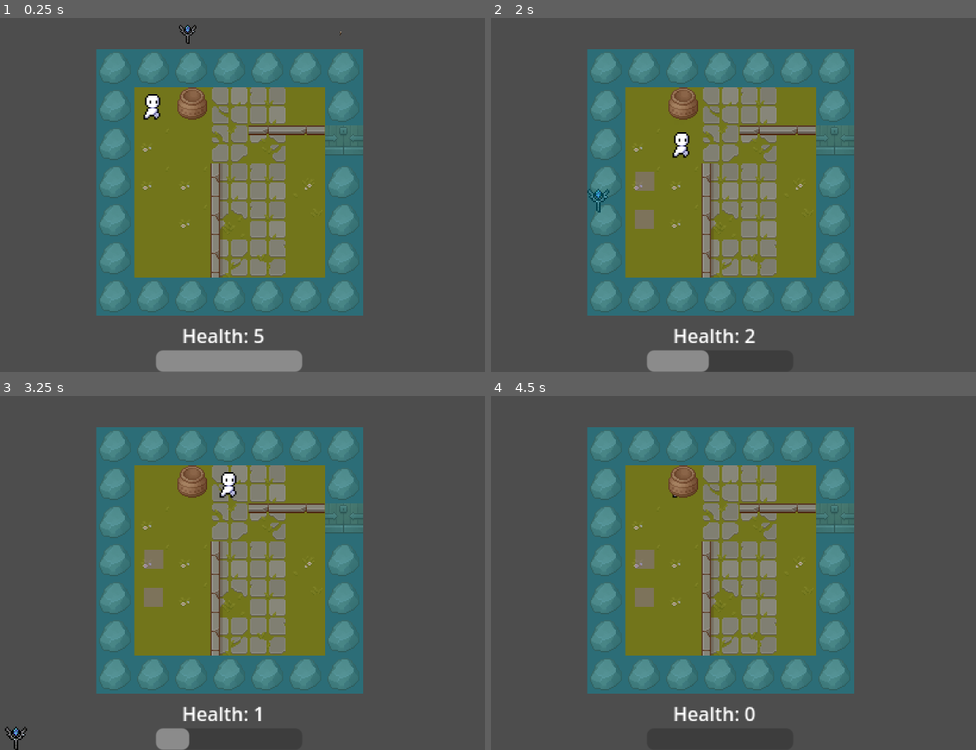
Above: before the commit, frames 1-4 (two rows, left to right).
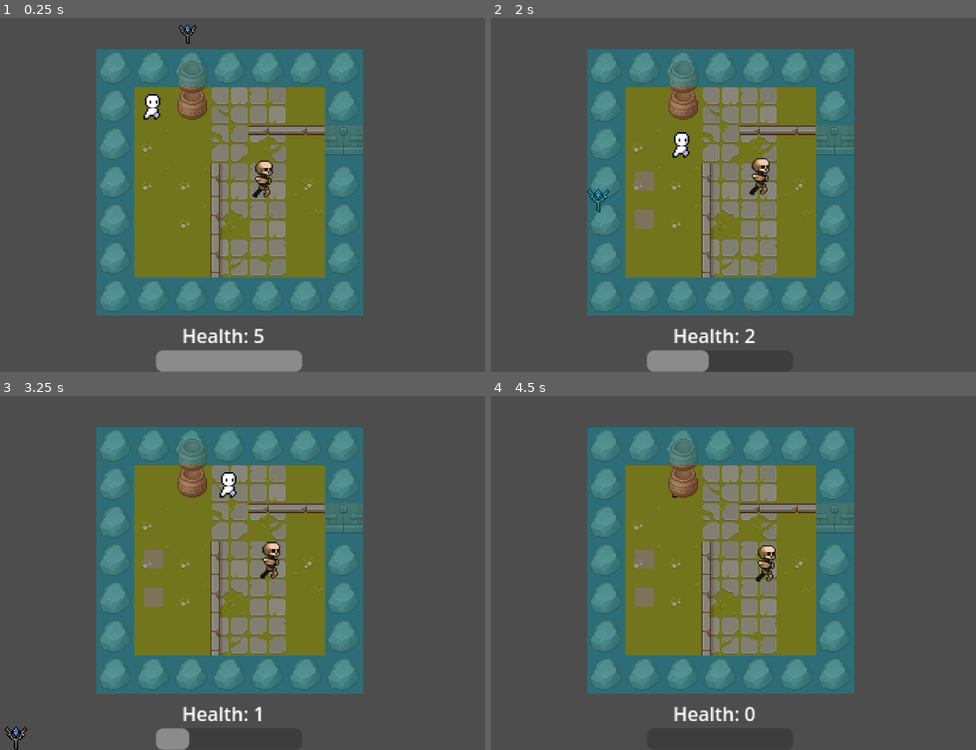
Above: after the commit, the same moments.

Repository: FranklinDAO-Dev-Team/ArcaneReveal
Game: Godot game, scene res://scenes/JOEY/main.tscn
Same seed, same stepped clock (60 frames per second), same inputs: the game is played once before the commit and once after it. Before the commit the project starts from res://scenes/MAIN_FOLDER/main.tscn.
Inputs (mouse positions are in pixels of both pictures, inside the frame that each line leads up to):
- Up to frame 1 (0.25 s): no input
- Up to frame 2 (2 s): tap Enter (ui_accept) at 0.5, 0.77, 1.52 s; move the mouse to (680, 35) at 0.52 s; press the mouse at (680, 35) at 0.53 s; hold D (right) 0.53-1.28 s; move the mouse to (597, 202) at 1.27 s; release the mouse at (597, 202) at 1.28 s; hold S (down) from 1.28 s (still down); click (597, 202) at 1.35 s
- Up to frame 3 (3.25 s): move the mouse to (291, 477) at 2.02 s; release S (down) at 2.03 s; press the mouse at (291, 477) at 2.03 s; hold D (right) 2.03-2.78 s; move the mouse to (198, 636) at 2.77 s; release the mouse at (198, 636) at 2.78 s; hold W (up) from 2.78 s (still down); click (198, 636) at 2.85 s; tap Enter (ui_accept) at 3.02 s
- Up to frame 4 (4.5 s): move the mouse to (903, 615) at 3.52 s; release W (up) at 3.53 s; press the mouse at (903, 615) at 3.53 s; hold A (left) from 3.53 s (still down); tap Enter (ui_accept) at 3.77 s; move the mouse to (539, 502) at 4.27 s; release the mouse at (539, 502) at 4.28 s; click (539, 502) at 4.35 s

The runs differ from the first frame. In frame 1, 0.6% of the frame differs, in the area x 36-71%, y 3-51%; in frame 2, 0.6%; in frame 3, 0.6%; in frame 4, 0.6%.

Commit message:
enemy motion intial

Diff:
--- a/godot/rumble4/project.godot
+++ b/godot/rumble4/project.godot
@@ -11,7 +11,7 @@
 [application]
 
 config/name="Test Game"
-run/main_scene="res://scenes/MAIN_FOLDER/main.tscn"
+run/main_scene="res://scenes/JOEY/main.tscn"
 config/features=PackedStringArray("4.2", "Mobile")
 config/icon="res://assets/icon.svg"
 
--- a/godot/rumble4/scenes/ERIC/enemyv1.tscn
+++ b/godot/rumble4/scenes/ERIC/enemyv1.tscn
@@ -1,11 +1,11 @@
 [gd_scene load_steps=10 format=3 uid="uid://8rkkbf2kl8as"]
 
-[ext_resource type="Texture2D" uid="uid://cfvdrw72xeiin" path="res://assets/Pixel Crawler - FREE - 1.8/Enemy/Skeleton Crew/Skeleton - Base/Run/ezgif-2-7c884e7e94-png-64x64-sprite-png/tile000.png" id="1_n7m0m"]
-[ext_resource type="Texture2D" uid="uid://dlbb46tn5gs4f" path="res://assets/Pixel Crawler - FREE - 1.8/Enemy/Skeleton Crew/Skeleton - Base/Run/ezgif-2-7c884e7e94-png-64x64-sprite-png/tile001.png" id="2_31h4w"]
-[ext_resource type="Texture2D" uid="uid://c7juupd8vntir" path="res://assets/Pixel Crawler - FREE - 1.8/Enemy/Skeleton Crew/Skeleton - Base/Run/ezgif-2-7c884e7e94-png-64x64-sprite-png/tile002.png" id="3_j8k4p"]
-[ext_resource type="Texture2D" uid="uid://myhbjko7p51m" path="res://assets/Pixel Crawler - FREE - 1.8/Enemy/Skeleton Crew/Skeleton - Base/Run/ezgif-2-7c884e7e94-png-64x64-sprite-png/tile003.png" id="4_5hyiq"]
-[ext_resource type="Texture2D" uid="uid://cv2x17j65m58k" path="res://assets/Pixel Crawler - FREE - 1.8/Enemy/Skeleton Crew/Skeleton - Base/Run/ezgif-2-7c884e7e94-png-64x64-sprite-png/tile004.png" id="5_f72hq"]
-[ext_resource type="Texture2D" uid="uid://dld0bn31rdrnx" path="res://assets/Pixel Crawler - FREE - 1.8/Enemy/Skeleton Crew/Skeleton - Base/Run/ezgif-2-7c884e7e94-png-64x64-sprite-png/tile005.png" id="6_v4qh5"]
+[ext_resource type="Texture2D" uid="uid://cfvdrw72xeiin" path="res://Pixel Crawler - FREE - 1.8/Enemy/Skeleton Crew/Skeleton - Base/Run/ezgif-2-7c884e7e94-png-64x64-sprite-png/tile000.png" id="1_n7m0m"]
+[ext_resource type="Texture2D" uid="uid://dlbb46tn5gs4f" path="res://Pixel Crawler - FREE - 1.8/Enemy/Skeleton Crew/Skeleton - Base/Run/ezgif-2-7c884e7e94-png-64x64-sprite-png/tile001.png" id="2_31h4w"]
+[ext_resource type="Texture2D" uid="uid://c7juupd8vntir" path="res://Pixel Crawler - FREE - 1.8/Enemy/Skeleton Crew/Skeleton - Base/Run/ezgif-2-7c884e7e94-png-64x64-sprite-png/tile002.png" id="3_j8k4p"]
+[ext_resource type="Texture2D" uid="uid://myhbjko7p51m" path="res://Pixel Crawler - FREE - 1.8/Enemy/Skeleton Crew/Skeleton - Base/Run/ezgif-2-7c884e7e94-png-64x64-sprite-png/tile003.png" id="4_5hyiq"]
+[ext_resource type="Texture2D" uid="uid://cv2x17j65m58k" path="res://Pixel Crawler - FREE - 1.8/Enemy/Skeleton Crew/Skeleton - Base/Run/ezgif-2-7c884e7e94-png-64x64-sprite-png/tile004.png" id="5_f72hq"]
+[ext_resource type="Texture2D" uid="uid://dld0bn31rdrnx" path="res://Pixel Crawler - FREE - 1.8/Enemy/Skeleton Crew/Skeleton - Base/Run/ezgif-2-7c884e7e94-png-64x64-sprite-png/tile005.png" id="6_v4qh5"]
 
 [sub_resource type="GDScript" id="GDScript_n7wed"]
 script/source = "#class_name Enemy
--- a/godot/rumble4/scenes/JASON/enemyv1.tscn
+++ b/godot/rumble4/scenes/JASON/enemyv1.tscn
@@ -1,11 +1,11 @@
 [gd_scene load_steps=10 format=3 uid="uid://cuymocuiea0e3"]
 
-[ext_resource type="Texture2D" uid="uid://cfvdrw72xeiin" path="res://assets/Pixel Crawler - FREE - 1.8/Enemy/Skeleton Crew/Skeleton - Base/Run/ezgif-2-7c884e7e94-png-64x64-sprite-png/tile000.png" id="1_ekv8m"]
-[ext_resource type="Texture2D" uid="uid://dlbb46tn5gs4f" path="res://assets/Pixel Crawler - FREE - 1.8/Enemy/Skeleton Crew/Skeleton - Base/Run/ezgif-2-7c884e7e94-png-64x64-sprite-png/tile001.png" id="2_nf82f"]
-[ext_resource type="Texture2D" uid="uid://c7juupd8vntir" path="res://assets/Pixel Crawler - FREE - 1.8/Enemy/Skeleton Crew/Skeleton - Base/Run/ezgif-2-7c884e7e94-png-64x64-sprite-png/tile002.png" id="3_6hw4f"]
-[ext_resource type="Texture2D" uid="uid://myhbjko7p51m" path="res://assets/Pixel Crawler - FREE - 1.8/Enemy/Skeleton Crew/Skeleton - Base/Run/ezgif-2-7c884e7e94-png-64x64-sprite-png/tile003.png" id="4_3mram"]
-[ext_resource type="Texture2D" uid="uid://cv2x17j65m58k" path="res://assets/Pixel Crawler - FREE - 1.8/Enemy/Skeleton Crew/Skeleton - Base/Run/ezgif-2-7c884e7e94-png-64x64-sprite-png/tile004.png" id="5_td5bh"]
-[ext_resource type="Texture2D" uid="uid://dld0bn31rdrnx" path="res://assets/Pixel Crawler - FREE - 1.8/Enemy/Skeleton Crew/Skeleton - Base/Run/ezgif-2-7c884e7e94-png-64x64-sprite-png/tile005.png" id="6_722i8"]
+[ext_resource type="Texture2D" uid="uid://cfvdrw72xeiin" path="res://Pixel Crawler - FREE - 1.8/Enemy/Skeleton Crew/Skeleton - Base/Run/ezgif-2-7c884e7e94-png-64x64-sprite-png/tile000.png" id="1_ekv8m"]
+[ext_resource type="Texture2D" uid="uid://dlbb46tn5gs4f" path="res://Pixel Crawler - FREE - 1.8/Enemy/Skeleton Crew/Skeleton - Base/Run/ezgif-2-7c884e7e94-png-64x64-sprite-png/tile001.png" id="2_nf82f"]
+[ext_resource type="Texture2D" uid="uid://c7juupd8vntir" path="res://Pixel Crawler - FREE - 1.8/Enemy/Skeleton Crew/Skeleton - Base/Run/ezgif-2-7c884e7e94-png-64x64-sprite-png/tile002.png" id="3_6hw4f"]
+[ext_resource type="Texture2D" uid="uid://myhbjko7p51m" path="res://Pixel Crawler - FREE - 1.8/Enemy/Skeleton Crew/Skeleton - Base/Run/ezgif-2-7c884e7e94-png-64x64-sprite-png/tile003.png" id="4_3mram"]
+[ext_resource type="Texture2D" uid="uid://cv2x17j65m58k" path="res://Pixel Crawler - FREE - 1.8/Enemy/Skeleton Crew/Skeleton - Base/Run/ezgif-2-7c884e7e94-png-64x64-sprite-png/tile004.png" id="5_td5bh"]
+[ext_resource type="Texture2D" uid="uid://dld0bn31rdrnx" path="res://Pixel Crawler - FREE - 1.8/Enemy/Skeleton Crew/Skeleton - Base/Run/ezgif-2-7c884e7e94-png-64x64-sprite-png/tile005.png" id="6_722i8"]
 
 [sub_resource type="GDScript" id="GDScript_n7wed"]
 script/source = "#class_name Enemy
--- a/godot/rumble4/scenes/JOEY/enemyv1.tscn
+++ b/godot/rumble4/scenes/JOEY/enemyv1.tscn
@@ -1,92 +1,33 @@
 [gd_scene load_steps=10 format=3 uid="uid://bluavm37tu01p"]
 
-[ext_resource type="Texture2D" uid="uid://cfvdrw72xeiin" path="res://assets/Pixel Crawler - FREE - 1.8/Enemy/Skeleton Crew/Skeleton - Base/Run/ezgif-2-7c884e7e94-png-64x64-sprite-png/tile000.png" id="1_37dvg"]
-[ext_resource type="Texture2D" uid="uid://dlbb46tn5gs4f" path="res://assets/Pixel Crawler - FREE - 1.8/Enemy/Skeleton Crew/Skeleton - Base/Run/ezgif-2-7c884e7e94-png-64x64-sprite-png/tile001.png" id="2_sft4g"]
-[ext_resource type="Texture2D" uid="uid://c7juupd8vntir" path="res://assets/Pixel Crawler - FREE - 1.8/Enemy/Skeleton Crew/Skeleton - Base/Run/ezgif-2-7c884e7e94-png-64x64-sprite-png/tile002.png" id="3_cblo8"]
-[ext_resource type="Texture2D" uid="uid://myhbjko7p51m" path="res://assets/Pixel Crawler - FREE - 1.8/Enemy/Skeleton Crew/Skeleton - Base/Run/ezgif-2-7c884e7e94-png-64x64-sprite-png/tile003.png" id="4_gc776"]
-[ext_resource type="Texture2D" uid="uid://cv2x17j65m58k" path="res://assets/Pixel Crawler - FREE - 1.8/Enemy/Skeleton Crew/Skeleton - Base/Run/ezgif-2-7c884e7e94-png-64x64-sprite-png/tile004.png" id="5_fphi6"]
-[ext_resource type="Texture2D" uid="uid://dld0bn31rdrnx" path="res://assets/Pixel Crawler - FREE - 1.8/Enemy/Skeleton Crew/Skeleton - Base/Run/ezgif-2-7c884e7e94-png-64x64-sprite-png/tile005.png" id="6_c3n4a"]
-
-[sub_resource type="GDScript" id="GDScript_n7wed"]
-script/source = "#class_name Enemy
-extends RigidBody2D
-
-# Enemy stats
-var health = 100
-var damage = 20
-
-var move_force = 400 # Force to apply for movement
-var move_distance = 32
-
-var target_position = Vector2()
-var is_moving = false
-var wait_timer = 1.0 # Time to wait before the next move (in seconds)
-var timer = 0.0 # Internal timer
-
-func _ready():
-	target_position = position
-
-func _physics_process(delta):
-	if is_moving:
-		var direction = (target_position - position).normalized()
-		if position.distance_to(target_position) > 10:
-			apply_central_impulse(direction * move_force)
-		else:
-			# Arrived at target position, stoap moving
-			position = target_position # Snap to grid
-			is_moving = false
-			timer = wait_timer # Reset the timer
-	elif not is_moving and timer <= 0:
-		choose_next_target()
-
-	# Update the timer
-	if timer > 0:
-		timer -= delta
-
-func choose_next_target():
-	# Example: move to the right one tile
-	target_position += Vector2(move_distance, 0)
-	is_moving = true
-
-func take_damage(amount):
-	health -= amount
-	if health <= 0:
-		die()
-
-func die():
-	queue_free() # Remove the enemy from the scene
-
-func _on_body_entered(body):
-	if body.has_method(\"take_damage\"):
-		body.take_damage(damage)
-
-func _on_ready():
-	set_physics_process(true)
-
-func _on_exit_tree():
-	set_physics_process(false)
-"
+[ext_resource type="Script" path="res://scripts/enemy.gd" id="1_mujni"]
+[ext_resource type="Texture2D" uid="uid://cfvdrw72xeiin" path="res://Pixel Crawler - FREE - 1.8/Enemy/Skeleton Crew/Skeleton - Base/Run/ezgif-2-7c884e7e94-png-64x64-sprite-png/tile000.png" id="1_y8iho"]
+[ext_resource type="Texture2D" uid="uid://dlbb46tn5gs4f" path="res://Pixel Crawler - FREE - 1.8/Enemy/Skeleton Crew/Skeleton - Base/Run/ezgif-2-7c884e7e94-png-64x64-sprite-png/tile001.png" id="2_ed87b"]
+[ext_resource type="Texture2D" uid="uid://c7juupd8vntir" path="res://Pixel Crawler - FREE - 1.8/Enemy/Skeleton Crew/Skeleton - Base/Run/ezgif-2-7c884e7e94-png-64x64-sprite-png/tile002.png" id="3_r1rcw"]
+[ext_resource type="Texture2D" uid="uid://myhbjko7p51m" path="res://Pixel Crawler - FREE - 1.8/Enemy/Skeleton Crew/Skeleton - Base/Run/ezgif-2-7c884e7e94-png-64x64-sprite-png/tile003.png" id="4_swtjk"]
+[ext_resource type="Texture2D" uid="uid://cv2x17j65m58k" path="res://Pixel Crawler - FREE - 1.8/Enemy/Skeleton Crew/Skeleton - Base/Run/ezgif-2-7c884e7e94-png-64x64-sprite-png/tile004.png" id="5_n0m1u"]
+[ext_resource type="Texture2D" uid="uid://dld0bn31rdrnx" path="res://Pixel Crawler - FREE - 1.8/Enemy/Skeleton Crew/Skeleton - Base/Run/ezgif-2-7c884e7e94-png-64x64-sprite-png/tile005.png" id="6_6m6ky"]
 
 [sub_resource type="SpriteFrames" id="SpriteFrames_aid77"]
 animations = [{
 "frames": [{
 "duration": 1.0,
-"texture": ExtResource("1_37dvg")
+"texture": ExtResource("1_y8iho")
 }, {
 "duration": 1.0,
-"texture": ExtResource("2_sft4g")
+"texture": ExtResource("2_ed87b")
 }, {
 "duration": 1.0,
-"texture": ExtResource("3_cblo8")
+"texture": ExtResource("3_r1rcw")
 }, {
 "duration": 1.0,
-"texture": ExtResource("4_gc776")
+"texture": ExtResource("4_swtjk")
 }, {
 "duration": 1.0,
-"texture": ExtResource("5_fphi6")
+"texture": ExtResource("5_n0m1u")
 }, {
 "duration": 1.0,
-"texture": ExtResource("6_c3n4a")
+"texture": ExtResource("6_6m6ky")
 }],
 "loop": true,
 "name": &"walk",
@@ -102,7 +43,7 @@
 [node name="enemy" type="RigidBody2D" parent="."]
 collision_mask = 0
 gravity_scale = 0.0
-script = SubResource("GDScript_n7wed")
+script = ExtResource("1_mujni")
 metadata/_edit_group_ = true
 
 [node name="AnimatedSprite2D" type="AnimatedSprite2D" parent="enemy"]
--- a/godot/rumble4/scenes/JOEY/main.tscn
+++ b/godot/rumble4/scenes/JOEY/main.tscn
@@ -1,18 +1,18 @@
 [gd_scene load_steps=18 format=3 uid="uid://bkfvesgukrrel"]
 
-[ext_resource type="Script" path="res://scripts/main.gd" id="1_8fvmu"]
-[ext_resource type="Texture2D" uid="uid://gc1vmy2ygaye" path="res://assets/TX Tileset Grass.png" id="2_fshfo"]
-[ext_resource type="Texture2D" uid="uid://bjjbcxi8eile8" path="res://assets/TX Props.png" id="3_ij28k"]
-[ext_resource type="Texture2D" uid="uid://dkyeg85p5odma" path="res://assets/TX Tileset Wall.png" id="4_k0erv"]
-[ext_resource type="PackedScene" uid="uid://cxad238frrfpd" path="res://scenes/MAIN_FOLDER/player.tscn" id="5_lt2b6"]
-[ext_resource type="Script" path="res://scripts/player.gd" id="6_foxog"]
-[ext_resource type="PackedScene" uid="uid://cnxfd2d7tr8gf" path="res://scenes/MAIN_FOLDER/staff_1.tscn" id="7_762n3"]
-[ext_resource type="PackedScene" uid="uid://c0jqedbw0tc32" path="res://scenes/MAIN_FOLDER/platform.tscn" id="8_hnpo2"]
-[ext_resource type="PackedScene" uid="uid://cqb286r6k5iro" path="res://scenes/MAIN_FOLDER/enemyv1.tscn" id="9_ferh6"]
-[ext_resource type="PackedScene" uid="uid://dkdu7dpw4yb44" path="res://scenes/MAIN_FOLDER/key.tscn" id="10_5ruhj"]
+[ext_resource type="Script" path="res://scripts/main.gd" id="1_271xv"]
+[ext_resource type="Texture2D" uid="uid://gc1vmy2ygaye" path="res://assets/TX Tileset Grass.png" id="1_qxcb2"]
+[ext_resource type="Texture2D" uid="uid://bjjbcxi8eile8" path="res://assets/TX Props.png" id="2_46af0"]
+[ext_resource type="PackedScene" uid="uid://cxad238frrfpd" path="res://scenes/MAIN_FOLDER/player.tscn" id="2_alpoj"]
+[ext_resource type="Script" path="res://scripts/player.gd" id="3_lo65r"]
+[ext_resource type="Texture2D" uid="uid://dkyeg85p5odma" path="res://assets/TX Tileset Wall.png" id="3_mpu10"]
+[ext_resource type="PackedScene" uid="uid://c0jqedbw0tc32" path="res://scenes/MAIN_FOLDER/platform.tscn" id="7_1bj0u"]
+[ext_resource type="PackedScene" uid="uid://cnxfd2d7tr8gf" path="res://scenes/MAIN_FOLDER/staff_1.tscn" id="7_15n14"]
+[ext_resource type="PackedScene" uid="uid://dkdu7dpw4yb44" path="res://scenes/MAIN_FOLDER/key.tscn" id="10_0s5jt"]
+[ext_resource type="PackedScene" uid="uid://cqb286r6k5iro" path="res://scenes/MAIN_FOLDER/enemyv1.tscn" id="11_auewd"]
 
 [sub_resource type="TileSetAtlasSource" id="TileSetAtlasSource_urmi2"]
-texture = ExtResource("2_fshfo")
+texture = ExtResource("1_qxcb2")
 texture_region_size = Vector2i(32, 32)
 0:0/0 = 0
 0:0/0/physics_layer_0/linear_velocity = Vector2(0, 0)
@@ -1325,14 +1325,15 @@
 offset_bottom = 219.8
 text = " "
 
-[node name="platform" parent="." instance=ExtResource("8_hnpo2")]
+[node name="platform" parent="." instance=ExtResource("7_1bj0u")]
 position = Vector2(16.2, 79)
 
-[node name="platform2" parent="." instance=ExtResource("8_hnpo2")]
+[node name="platform2" parent="." instance=ExtResource("7_1bj0u")]
 position = Vector2(16, 110.8)
 
-[node name="Enemy Node2D" parent="." instance=ExtResource("9_ferh6")]
-position = Vector2(90, -45.8)
-
-[node name="Key" parent="." instance=ExtResource("10_5ruhj")]
-position = Vector2(48, 16.2)
+[node name="Enemy Node2D" parent="." instance=ExtResource("11_auewd")]
+position = Vector2(108.2, 62)
+scale = Vector2(0.5, 0.5)
+
+[node name="Key" parent="." instance=ExtResource("10_0s5jt")]
+position = Vector2(48, -6.2)
--- a/godot/rumble4/scenes/MAIN_FOLDER/enemyv1.tscn
+++ b/godot/rumble4/scenes/MAIN_FOLDER/enemyv1.tscn
@@ -1,71 +1,12 @@
 [gd_scene load_steps=10 format=3 uid="uid://cqb286r6k5iro"]
 
-[ext_resource type="Texture2D" uid="uid://cfvdrw72xeiin" path="res://assets/Pixel Crawler - FREE - 1.8/Enemy/Skeleton Crew/Skeleton - Base/Run/ezgif-2-7c884e7e94-png-64x64-sprite-png/tile000.png" id="1_tgthp"]
-[ext_resource type="Texture2D" uid="uid://dlbb46tn5gs4f" path="res://assets/Pixel Crawler - FREE - 1.8/Enemy/Skeleton Crew/Skeleton - Base/Run/ezgif-2-7c884e7e94-png-64x64-sprite-png/tile001.png" id="2_xad7r"]
-[ext_resource type="Texture2D" uid="uid://c7juupd8vntir" path="res://assets/Pixel Crawler - FREE - 1.8/Enemy/Skeleton Crew/Skeleton - Base/Run/ezgif-2-7c884e7e94-png-64x64-sprite-png/tile002.png" id="3_042v8"]
-[ext_resource type="Texture2D" uid="uid://myhbjko7p51m" path="res://assets/Pixel Crawler - FREE - 1.8/Enemy/Skeleton Crew/Skeleton - Base/Run/ezgif-2-7c884e7e94-png-64x64-sprite-png/tile003.png" id="4_0aclc"]
-[ext_resource type="Texture2D" uid="uid://cv2x17j65m58k" path="res://assets/Pixel Crawler - FREE - 1.8/Enemy/Skeleton Crew/Skeleton - Base/Run/ezgif-2-7c884e7e94-png-64x64-sprite-png/tile004.png" id="5_p7qk1"]
-[ext_resource type="Texture2D" uid="uid://dld0bn31rdrnx" path="res://assets/Pixel Crawler - FREE - 1.8/Enemy/Skeleton Crew/Skeleton - Base/Run/ezgif-2-7c884e7e94-png-64x64-sprite-png/tile005.png" id="6_30j2a"]
-
-[sub_resource type="GDScript" id="GDScript_n7wed"]
-script/source = "#class_name Enemy
-extends RigidBody2D
-
-# Enemy stats
-var health = 100
-var damage = 20
-
-var move_force = 400 # Force to apply for movement
-var move_distance = 32
-
-var target_position = Vector2()
-var is_moving = false
-var wait_timer = 1.0 # Time to wait before the next move (in seconds)
-var timer = 0.0 # Internal timer
-
-func _ready():
-	target_position = position
-
-func _physics_process(delta):
-	if is_moving:
-		var direction = (target_position - position).normalized()
-		if position.distance_to(target_position) > 10:
-			apply_central_impulse(direction * move_force)
-		else:
-			# Arrived at target position, stoap moving
-			position = target_position # Snap to grid
-			is_moving = false
-			timer = wait_timer # Reset the timer
-	elif not is_moving and timer <= 0:
-		choose_next_target()
-
-	# Update the timer
-	if timer > 0:
-		timer -= delta
-
-func choose_next_target():
-	# Example: move to the right one tile
-	target_position += Vector2(move_distance, 0)
-	is_moving = true
-
-func take_damage(amount):
-	health -= amount
-	if health <= 0:
-		die()
-
-func die():
-	queue_free() # Remove the enemy from the scene
-
-func _on_body_entered(body):
-	if body.has_method(\"take_damage\"):
-		body.take_damage(damage)
-
-func _on_ready():
-	set_physics_process(true)
-
-func _on_exit_tree():
-	set_physics_process(false)
-"
+[ext_resource type="Script" path="res://scripts/enemy.gd" id="1_fqwd7"]
+[ext_resource type="Texture2D" uid="uid://cfvdrw72xeiin" path="res://Pixel Crawler - FREE - 1.8/Enemy/Skeleton Crew/Skeleton - Base/Run/ezgif-2-7c884e7e94-png-64x64-sprite-png/tile000.png" id="1_tgthp"]
+[ext_resource type="Texture2D" uid="uid://dlbb46tn5gs4f" path="res://Pixel Crawler - FREE - 1.8/Enemy/Skeleton Crew/Skeleton - Base/Run/ezgif-2-7c884e7e94-png-64x64-sprite-png/tile001.png" id="2_xad7r"]
+[ext_resource type="Texture2D" uid="uid://c7juupd8vntir" path="res://Pixel Crawler - FREE - 1.8/Enemy/Skeleton Crew/Skeleton - Base/Run/ezgif-2-7c884e7e94-png-64x64-sprite-png/tile002.png" id="3_042v8"]
+[ext_resource type="Texture2D" uid="uid://myhbjko7p51m" path="res://Pixel Crawler - FREE - 1.8/Enemy/Skeleton Crew/Skeleton - Base/Run/ezgif-2-7c884e7e94-png-64x64-sprite-png/tile003.png" id="4_0aclc"]
+[ext_resource type="Texture2D" uid="uid://cv2x17j65m58k" path="res://Pixel Crawler - FREE - 1.8/Enemy/Skeleton Crew/Skeleton - Base/Run/ezgif-2-7c884e7e94-png-64x64-sprite-png/tile004.png" id="5_p7qk1"]
+[ext_resource type="Texture2D" uid="uid://dld0bn31rdrnx" path="res://Pixel Crawler - FREE - 1.8/Enemy/Skeleton Crew/Skeleton - Base/Run/ezgif-2-7c884e7e94-png-64x64-sprite-png/tile005.png" id="6_30j2a"]
 
 [sub_resource type="SpriteFrames" id="SpriteFrames_aid77"]
 animations = [{
@@ -94,27 +35,30 @@
 }]
 
 [sub_resource type="CapsuleShape2D" id="CapsuleShape2D_rbx4l"]
-radius = 4.0
-height = 20.0
+radius = 41.0
+height = 142.0
 
 [node name="Node2D" type="Node2D"]
 
 [node name="enemy" type="RigidBody2D" parent="."]
+scale = Vector2(0.5, 0.5)
 collision_mask = 0
 gravity_scale = 0.0
-script = SubResource("GDScript_n7wed")
+script = ExtResource("1_fqwd7")
 metadata/_edit_group_ = true
 
 [node name="AnimatedSprite2D" type="AnimatedSprite2D" parent="enemy"]
 position = Vector2(0, -6)
-scale = Vector2(0.5, 0.5)
+scale = Vector2(5, 5)
 sprite_frames = SubResource("SpriteFrames_aid77")
 animation = &"walk"
 frame = 5
 frame_progress = 0.81388
 
 [node name="CollisionShape2D" type="CollisionShape2D" parent="enemy"]
-position = Vector2(0, 1)
+position = Vector2(-2, 66)
 shape = SubResource("CapsuleShape2D_rbx4l")
 
 [node name="VisibleOnScreenNotifier2D" type="VisibleOnScreenNotifier2D" parent="enemy"]
+position = Vector2(-2, 76)
+scale = Vector2(4.2, 8.3)
--- a/godot/rumble4/scenes/ZILE/enemyv1.tscn
+++ b/godot/rumble4/scenes/ZILE/enemyv1.tscn
@@ -1,11 +1,11 @@
 [gd_scene load_steps=10 format=3 uid="uid://dhhvfe5ey0ws2"]
 
-[ext_resource type="Texture2D" uid="uid://cfvdrw72xeiin" path="res://assets/Pixel Crawler - FREE - 1.8/Enemy/Skeleton Crew/Skeleton - Base/Run/ezgif-2-7c884e7e94-png-64x64-sprite-png/tile000.png" id="1_1qbna"]
-[ext_resource type="Texture2D" uid="uid://dlbb46tn5gs4f" path="res://assets/Pixel Crawler - FREE - 1.8/Enemy/Skeleton Crew/Skeleton - Base/Run/ezgif-2-7c884e7e94-png-64x64-sprite-png/tile001.png" id="2_7dukf"]
-[ext_resource type="Texture2D" uid="uid://c7juupd8vntir" path="res://assets/Pixel Crawler - FREE - 1.8/Enemy/Skeleton Crew/Skeleton - Base/Run/ezgif-2-7c884e7e94-png-64x64-sprite-png/tile002.png" id="3_unkdb"]
-[ext_resource type="Texture2D" uid="uid://myhbjko7p51m" path="res://assets/Pixel Crawler - FREE - 1.8/Enemy/Skeleton Crew/Skeleton - Base/Run/ezgif-2-7c884e7e94-png-64x64-sprite-png/tile003.png" id="4_65xga"]
-[ext_resource type="Texture2D" uid="uid://cv2x17j65m58k" path="res://assets/Pixel Crawler - FREE - 1.8/Enemy/Skeleton Crew/Skeleton - Base/Run/ezgif-2-7c884e7e94-png-64x64-sprite-png/tile004.png" id="5_5s00w"]
-[ext_resource type="Texture2D" uid="uid://dld0bn31rdrnx" path="res://assets/Pixel Crawler - FREE - 1.8/Enemy/Skeleton Crew/Skeleton - Base/Run/ezgif-2-7c884e7e94-png-64x64-sprite-png/tile005.png" id="6_b5jh8"]
+[ext_resource type="Texture2D" uid="uid://cfvdrw72xeiin" path="res://Pixel Crawler - FREE - 1.8/Enemy/Skeleton Crew/Skeleton - Base/Run/ezgif-2-7c884e7e94-png-64x64-sprite-png/tile000.png" id="1_1qbna"]
+[ext_resource type="Texture2D" uid="uid://dlbb46tn5gs4f" path="res://Pixel Crawler - FREE - 1.8/Enemy/Skeleton Crew/Skeleton - Base/Run/ezgif-2-7c884e7e94-png-64x64-sprite-png/tile001.png" id="2_7dukf"]
+[ext_resource type="Texture2D" uid="uid://c7juupd8vntir" path="res://Pixel Crawler - FREE - 1.8/Enemy/Skeleton Crew/Skeleton - Base/Run/ezgif-2-7c884e7e94-png-64x64-sprite-png/tile002.png" id="3_unkdb"]
+[ext_resource type="Texture2D" uid="uid://myhbjko7p51m" path="res://Pixel Crawler - FREE - 1.8/Enemy/Skeleton Crew/Skeleton - Base/Run/ezgif-2-7c884e7e94-png-64x64-sprite-png/tile003.png" id="4_65xga"]
+[ext_resource type="Texture2D" uid="uid://cv2x17j65m58k" path="res://Pixel Crawler - FREE - 1.8/Enemy/Skeleton Crew/Skeleton - Base/Run/ezgif-2-7c884e7e94-png-64x64-sprite-png/tile004.png" id="5_5s00w"]
+[ext_resource type="Texture2D" uid="uid://dld0bn31rdrnx" path="res://Pixel Crawler - FREE - 1.8/Enemy/Skeleton Crew/Skeleton - Base/Run/ezgif-2-7c884e7e94-png-64x64-sprite-png/tile005.png" id="6_b5jh8"]
 
 [sub_resource type="GDScript" id="GDScript_n7wed"]
 script/source = "#class_name Enemy
--- /dev/null
+++ b/godot/rumble4/scripts/enemy.gd
@@ -0,0 +1,36 @@
+extends RigidBody2D
+
+# Enemy stats
+var health = 100
+var move_speed = 10  # Speed at which the enemy moves
+var move_time = 1.0  # Time in seconds the enemy moves in one direction
+var timer = 0.0  # Tracks time for movement
+
+# Movement direction
+var move_direction = Vector2.ZERO
+
+func _ready():
+	randomize()  # Initialize the random number generator
+	timer = move_time
+	choose_random_direction()
+
+func _process(delta):
+	timer -= delta
+	if timer <= 0:
+		timer = move_time
+		choose_random_direction()
+
+	move_local_x(move_direction.x * move_speed * delta)
+	move_local_y(move_direction.y * move_speed * delta)
+
+func choose_random_direction():
+	var directions = [Vector2.UP, Vector2.DOWN, Vector2.LEFT, Vector2.RIGHT]
+	move_direction = directions[randi() % directions.size()]
+
+func take_damage(amount):
+	health -= amount
+	if health <= 0:
+		die()
+
+func die():
+	queue_free()
Renamed: godot/rumble4/assets/Pixel Crawler - FREE - 1.8/Enemy/Orc Crew/Orc - Rogue/Death/Death-Sheet.png -> godot/rumble4/Pixel Crawler - FREE - 1.8/Enemy/Orc Crew/Orc - Rogue/Death/Death-Sheet.png
Not shown, added: godot/rumble4/Pixel Crawler - FREE - 1.8/Enemy/Orc Crew/Orc - Rogue/Death/Death-Sheet.png.import
Renamed: godot/rumble4/assets/Pixel Crawler - FREE - 1.8/Enemy/Orc Crew/Orc - Rogue/Death/Death.aseprite -> godot/rumble4/Pixel Crawler - FREE - 1.8/Enemy/Orc Crew/Orc - Rogue/Death/Death.aseprite
Renamed: godot/rumble4/assets/Pixel Crawler - FREE - 1.8/Enemy/Orc Crew/Orc - Rogue/Idle/Idle-Sheet.png -> godot/rumble4/Pixel Crawler - FREE - 1.8/Enemy/Orc Crew/Orc - Rogue/Idle/Idle-Sheet.png
Not shown, added: godot/rumble4/Pixel Crawler - FREE - 1.8/Enemy/Orc Crew/Orc - Rogue/Idle/Idle-Sheet.png.import
Renamed: godot/rumble4/assets/Pixel Crawler - FREE - 1.8/Enemy/Orc Crew/Orc - Rogue/Idle/Idle.aseprite -> godot/rumble4/Pixel Crawler - FREE - 1.8/Enemy/Orc Crew/Orc - Rogue/Idle/Idle.aseprite
Renamed: godot/rumble4/assets/Pixel Crawler - FREE - 1.8/Enemy/Orc Crew/Orc - Rogue/Run/Run-Sheet.png -> godot/rumble4/Pixel Crawler - FREE - 1.8/Enemy/Orc Crew/Orc - Rogue/Run/Run-Sheet.png
Not shown, added: godot/rumble4/Pixel Crawler - FREE - 1.8/Enemy/Orc Crew/Orc - Rogue/Run/Run-Sheet.png.import
Renamed: godot/rumble4/assets/Pixel Crawler - FREE - 1.8/Enemy/Orc Crew/Orc - Rogue/Run/Run.aseprite -> godot/rumble4/Pixel Crawler - FREE - 1.8/Enemy/Orc Crew/Orc - Rogue/Run/Run.aseprite
Renamed: godot/rumble4/assets/Pixel Crawler - FREE - 1.8/Enemy/Orc Crew/Orc - Shaman/Death/Death-Sheet.png -> godot/rumble4/Pixel Crawler - FREE - 1.8/Enemy/Orc Crew/Orc - Shaman/Death/Death-Sheet.png
Not shown, added: godot/rumble4/Pixel Crawler - FREE - 1.8/Enemy/Orc Crew/Orc - Shaman/Death/Death-Sheet.png.import
Renamed: godot/rumble4/assets/Pixel Crawler - FREE - 1.8/Enemy/Orc Crew/Orc - Shaman/Death/Death.aseprite -> godot/rumble4/Pixel Crawler - FREE - 1.8/Enemy/Orc Crew/Orc - Shaman/Death/Death.aseprite
(and 173 more such lines)
